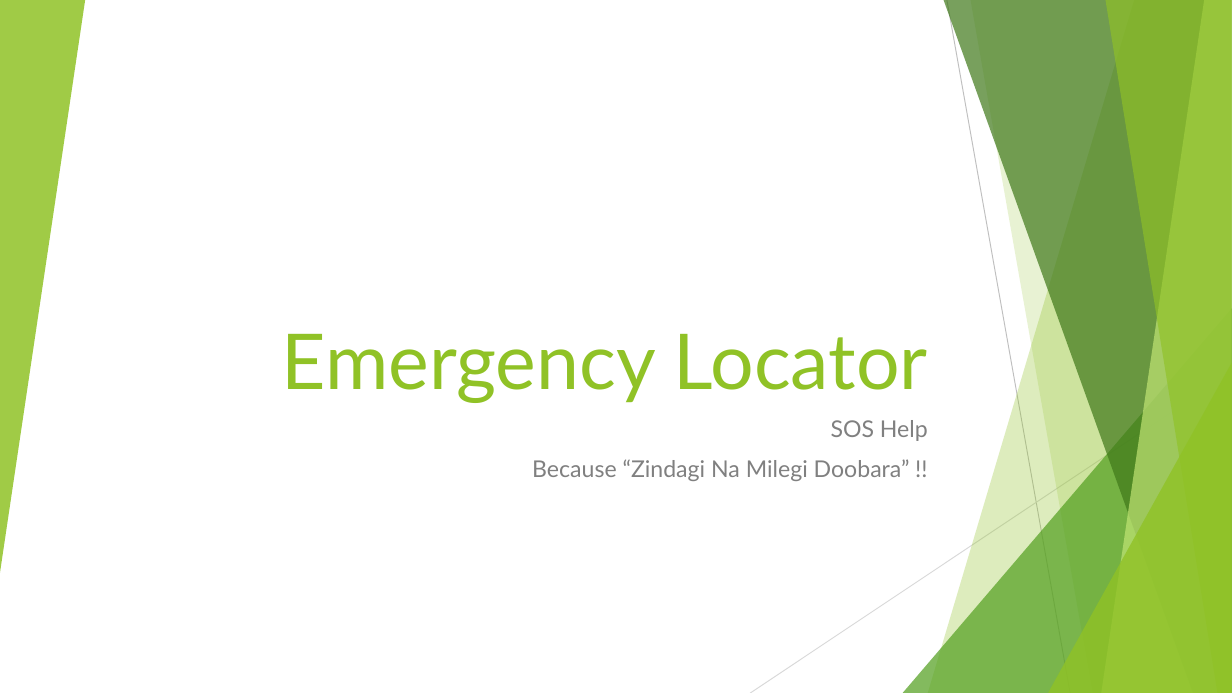
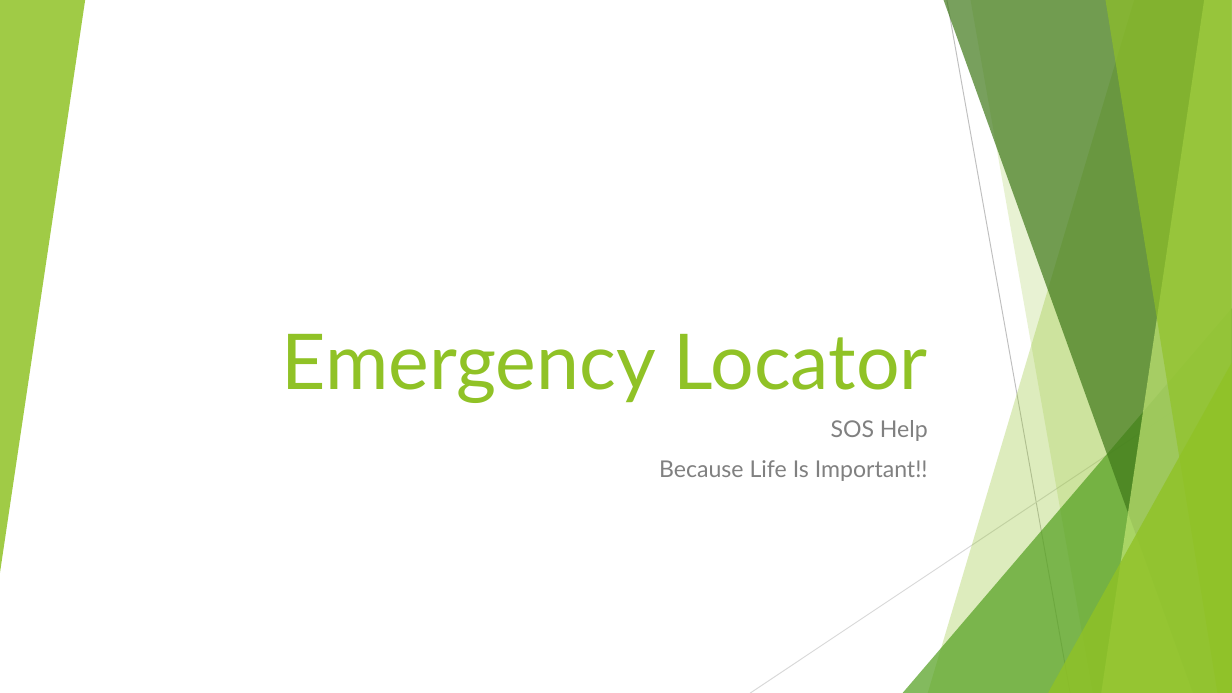
Before and after one commit to manthan29jamdagni/EmergencySOS, a slide deck: slide 1 of PROJECT ABSTRACT & PRESENTATION/Emergency Locator.pptx. Drawn at 1232x693 pixels with LibreOffice and Linux fonts; fonts in the diff are those of the drawing. Boxes give left, top, right and bottom in pixels: in the first picture for what was removed or moved away, otherwise in the second. Text is boxed around its words. In the diff, an @@ line names an element or a change of style, - is before the commit and + after.

```diff
--- a/PROJECT ABSTRACT & PRESENTATION/Emergency Locator.pptx
+++ b/PROJECT ABSTRACT & PRESENTATION/Emergency Locator.pptx
@@ subtitle at bbox=[659, 460, 928, 481]: text changed @@
-Because “Zindagi Na Milegi Doobara” !!
+Because Life Is Important!!
```
Also in this commit, not shown: 2 other slides changed, 1 slide removed, 1 other file.
